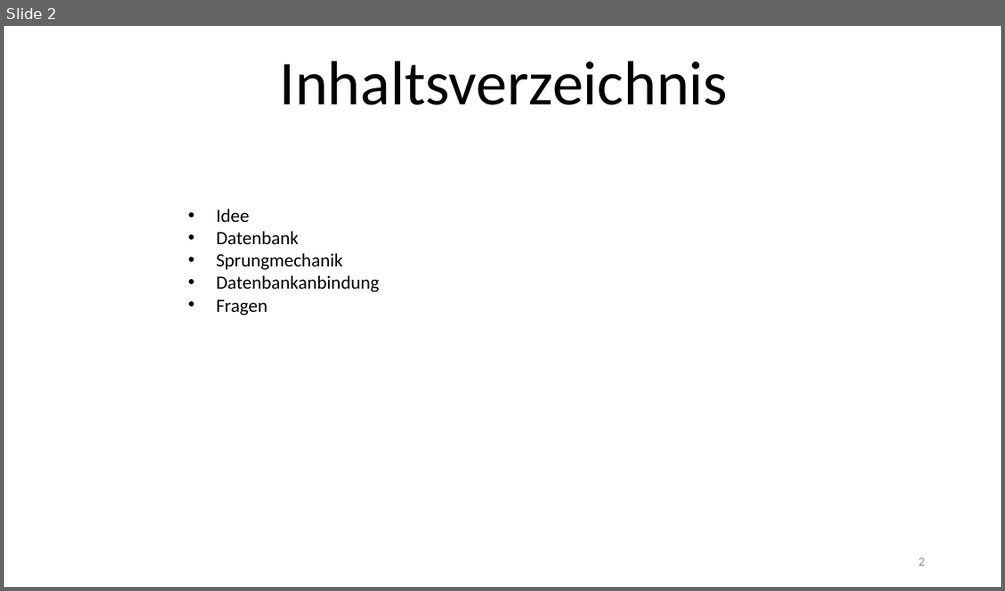
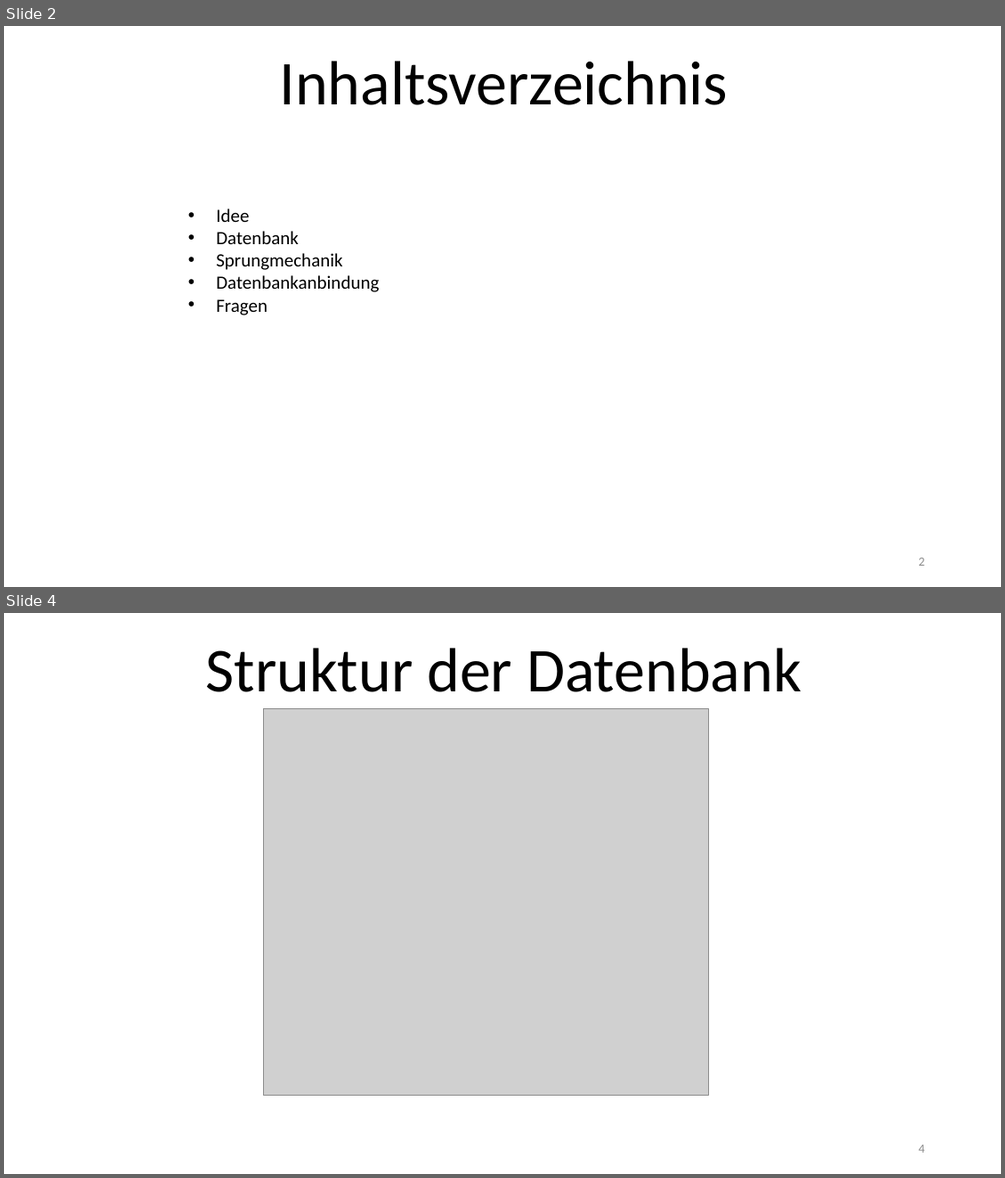
Before and after one commit to TobiasDrees/TrexSideScroller, a slide deck: Präsentation/Sidescroller.pptx. Shown one above the other, each under a label of ours: slide 2 before the commit, slides 2 and 4 after it; the slides between them are not shown. The pictures are 1005x591 and 1005x1178 pixels, drawn with LibreOffice and Linux fonts; fonts in the diff are those of the drawing; grey boxes stand for pictures; background and template pictures are left out. Boxes give left, top, right and bottom in pixels: in the first picture for what was removed or moved away, otherwise in the second. Text is boxed around its words. In the diff, an @@ line names an element or a change of style, - is before the commit and + after.

```diff
--- a/Präsentation/Sidescroller.pptx
+++ b/Präsentation/Sidescroller.pptx
@@ slide 4 added at <box>4,613,1001,1174</box>, background picture (left out) @@
@@ title added at <box>206,648,801,692</box>, 60 pt, text #000000 @@
+Struktur der Datenbank
@@ picture added at <box>264,709,708,1094</box> @@
@@ page number added at <box>918,1144,924,1152</box>, 12 pt, text #8C8C8C @@
+4
```
Also in this commit, not shown: 1 slide changed, 1 other file.
